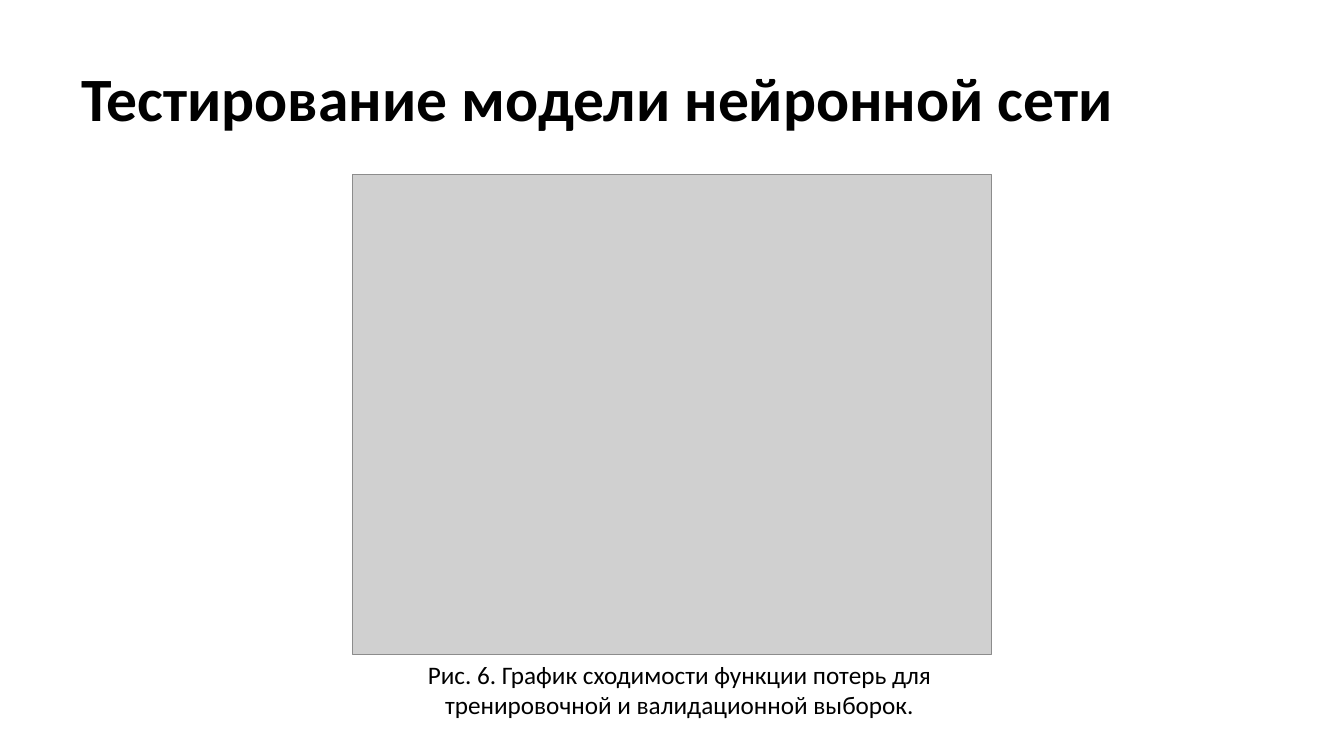
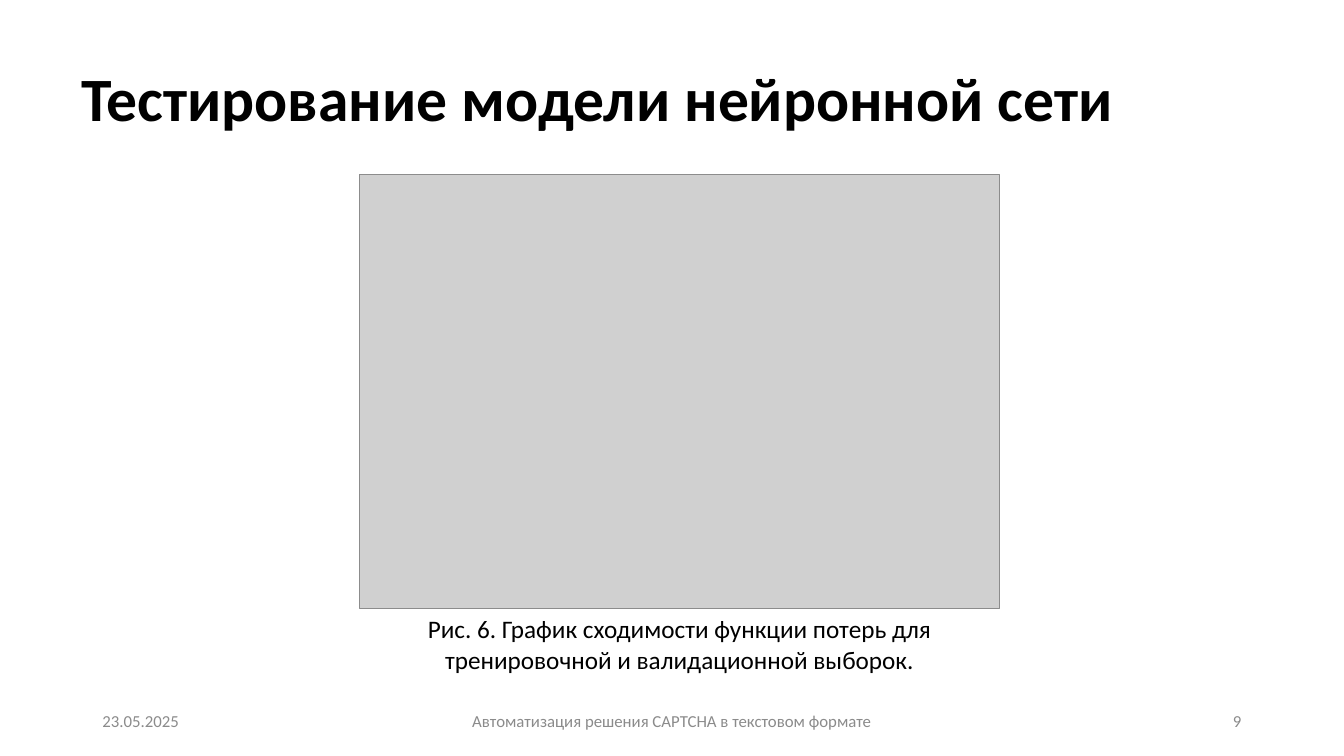
Before and after one commit to Alexxxander-Laptev/university_projects, a slide deck: slide 9 of 2_course_master/Конференции/Презентация для конференции.pptx. Drawn at 1344x756 pixels with LibreOffice and Linux fonts; fonts in the diff are those of the drawing; grey boxes stand for pictures. Boxes give left, top, right and bottom in pixels: in the first picture for what was removed or moved away, otherwise in the second. Text is boxed around its words. In the diff, an @@ line names an element or a change of style, - is before the commit and + after.

```diff
--- a/2_course_master/Конференции/Презентация для конференции.pptx
+++ b/2_course_master/Конференции/Презентация для конференции.pptx
@@ picture: place and size @@
-picture at bbox=[352, 174, 992, 654]
+picture at bbox=[360, 174, 1000, 609]
@@ text "Рис. 6. График сходимости функции ...": place and size @@
-text "Рис. 6. График сходимости функции ..." at bbox=[428, 667, 931, 718]
+text "Рис. 6. График сходимости функции ..." at bbox=[428, 621, 931, 673]
@@ text added at bbox=[102, 716, 178, 727], 12 pt, text #8C8C8C @@
+23.05.2025
@@ text added at bbox=[472, 716, 871, 730], 12 pt, text #8C8C8C @@
+Автоматизация решения CAPTCHA в текстовом формате
@@ page number added at bbox=[1233, 716, 1241, 727], 12 pt, text #8C8C8C @@
+9
```
Also in this commit, not shown: 11 other slides changed.
